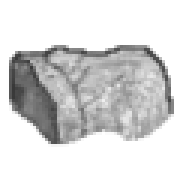
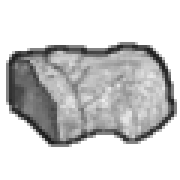
Before/after of a w=180, h=180 layered artwork. What changed in the layer stack:
painted on "line" over [6, 42, 177, 147]
